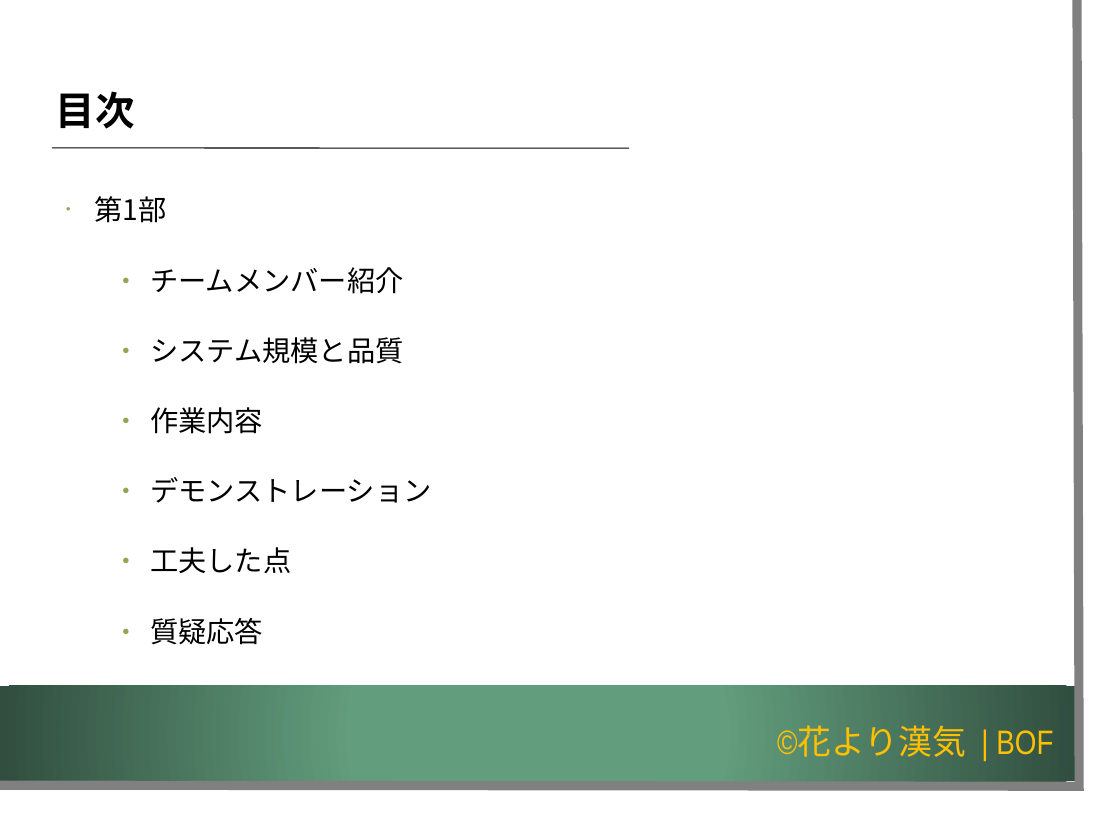
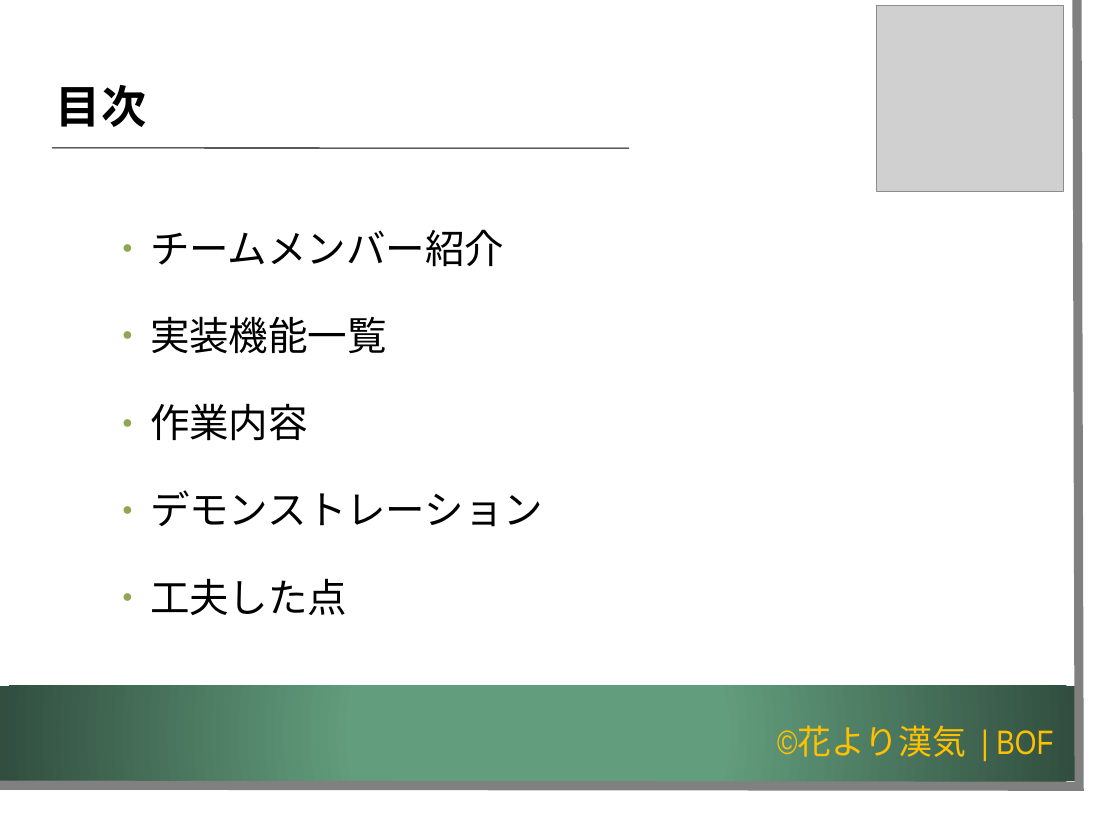
Before and after one commit to K-MIGTA/hanayoriRepo, a slide deck: slide 3 of 成果報告会_発表用スライド_チーム開発演習編集版_1.2.pptx. Drawn at 1120x840 pixels with LibreOffice and Linux fonts; fonts in the diff are those of the drawing; grey boxes stand for pictures; background and template pictures are left out. Boxes give left, top, right and bottom in pixels: in the first picture for what was removed or moved away, otherwise in the second. Text is boxed around its words. In the diff, an @@ line names an element or a change of style, - is before the commit and + after.

```diff
--- a/成果報告会_発表用スライド_チーム開発演習編集版_1.2.pptx
+++ b/成果報告会_発表用スライド_チーム開発演習編集版_1.2.pptx
@@ picture added at (x1=877, y1=6, x2=1064, y2=192) @@
@@ text "目次" at (x1=56, y1=85, x2=146, y2=127): size 28 to 32 pt @@
@@ text at (x1=94, y1=196, x2=166, y2=223): paragraph removed @@
-• 第1部
@@ text at (x1=150, y1=229, x2=543, y2=615): size 20 to 28 pt, font Noto Sans CJK JP to Noto Sans CJK SC in "チームメンバー紹介", "作業内容", "デモンストレーション", "工夫した点" @@
@@ text at (x1=150, y1=316, x2=387, y2=354): text changed; size 20 to 28 pt; font Noto Sans CJK JP to Noto Sans CJK SC @@
-  ● システム規模と品質
+  ● 実装機能一覧
@@ text at (x1=150, y1=618, x2=263, y2=645): paragraph removed @@
-  ● 質疑応答
```
Also in this commit, not shown: 10 other slides changed, 22 slides added, 8 slides removed.
